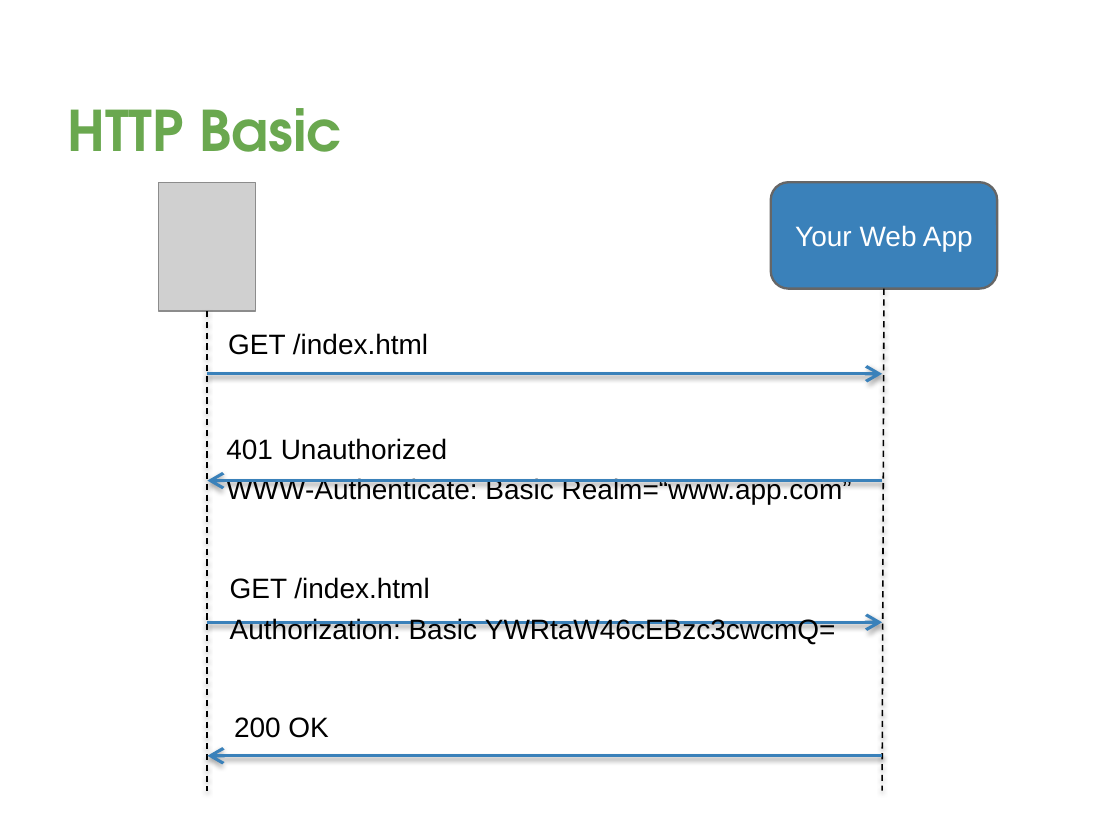
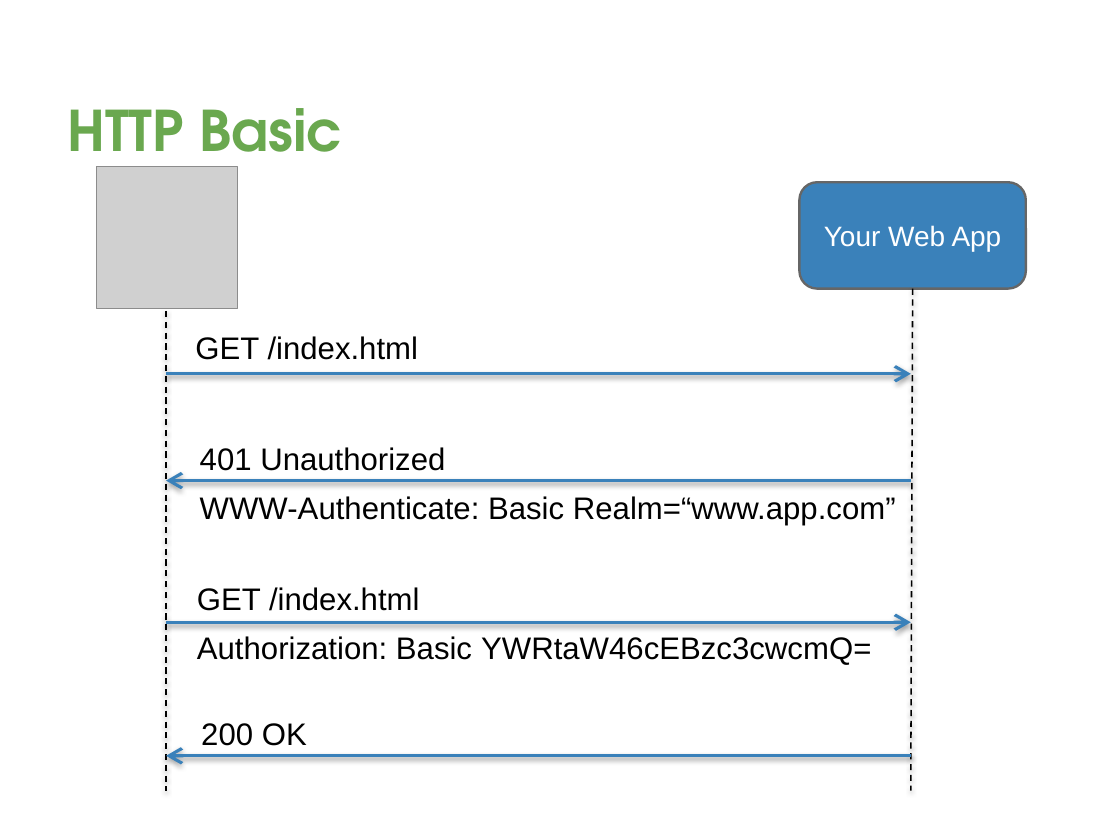
Before and after one commit to davetrux/gdgmidevfest-2017, a slide deck: slide 17 of MobileAuthWebWorld.pptx. Drawn at 1120x840 pixels with LibreOffice and Linux fonts; fonts in the diff are those of the drawing; grey boxes stand for pictures; background and template pictures are left out. Boxes give left, top, right and bottom in pixels: in the first picture for what was removed or moved away, otherwise in the second. Text is boxed around its words. In the diff, an @@ line names an element or a change of style, - is before the commit and + after.

```diff
--- a/MobileAuthWebWorld.pptx
+++ b/MobileAuthWebWorld.pptx
@@ picture added at (96,167,237,308) @@
@@ picture removed at (159,183,255,311) @@
@@ rounded rectangle "Your Web App": place and size @@
-rounded rectangle "Your Web App" at (771,183,997,289)
+rounded rectangle "Your Web App" at (800,183,1026,289)
@@ line moved from (884, 289) - (883, 791) to (913, 289) - (911, 791) @@
@@ line moved from (207, 311) - (207, 791) to (166, 311) - (166, 791) @@
@@ text "GET /index.html" at (195,336,419,360): size 18 to 20 pt @@
@@ text "GET /index.html": place and size @@
-text "GET /index.html" at (228,333,428,355)
+text "GET /index.html" at (195,336,419,360)
@@ arrow moved from (207, 374) - (883, 374) to (166, 374) - (911, 374) @@
@@ text "401 Unauthorized": place and size @@
-text "401 Unauthorized" at (226,438,852,504)
+text "401 Unauthorized" at (200,447,896,525)
@@ text "401 Unauthorized" at (200,447,896,525): size 18 to 20 pt; line spacing 1.2 to 1.3 @@
@@ arrow moved from (883, 480) - (207, 480) to (911, 480) - (166, 480) @@
@@ text "GET /index.html" at (197,587,871,665): size 18 to 20 pt; line spacing 1.2 to 1.3 @@
@@ text "GET /index.html": place and size @@
-text "GET /index.html" at (230,577,836,644)
+text "GET /index.html" at (197,587,871,665)
@@ arrow moved from (207, 623) - (883, 623) to (166, 623) - (911, 623) @@
@@ text "200 OK": place and size @@
-text "200 OK" at (234,717,328,738)
+text "200 OK" at (201,723,307,746)
@@ text "200 OK" at (201,723,307,746): size 18 to 20 pt @@
@@ arrow moved from (883, 756) - (207, 756) to (911, 756) - (166, 756) @@
```
Also in this commit, not shown: 7 other slides changed, 2 slides added.
